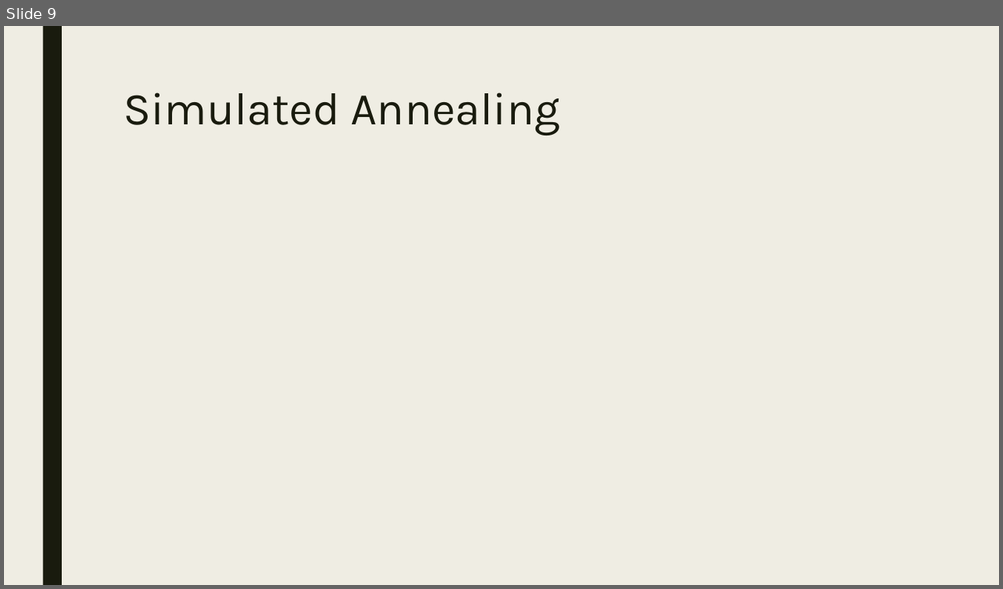
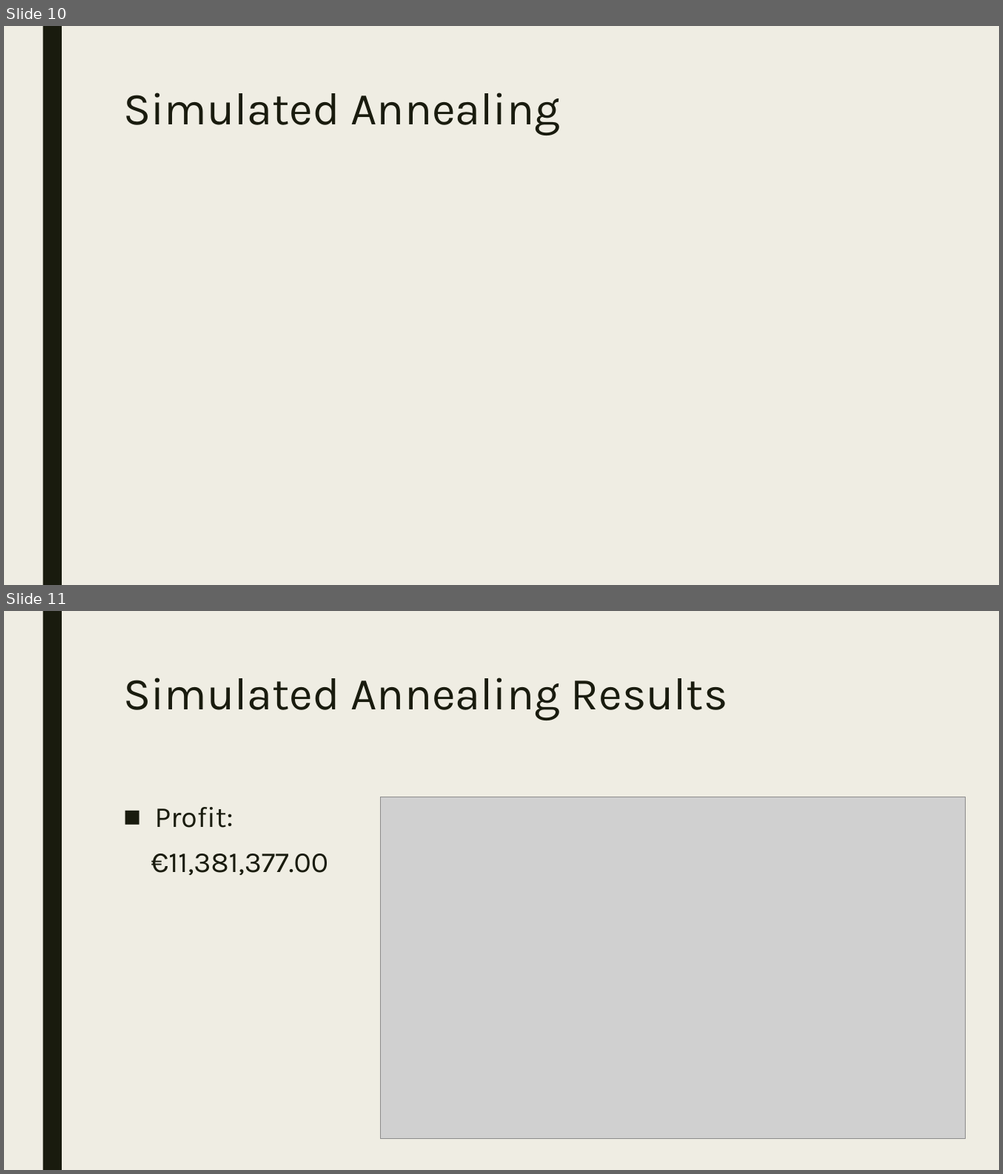
Before and after one commit to WouterDuijn/heuristic, a slide deck: doc/Mokum Airways.pptx. Shown one above the other, each under a label of ours: slide 9 before the commit, slides 10 and 11 after it. The pictures are 1003x589 and 1003x1174 pixels, drawn with LibreOffice and Linux fonts; fonts in the diff are those of the drawing; grey boxes stand for pictures. Boxes give left, top, right and bottom in pixels: in the first picture for what was removed or moved away, otherwise in the second. Text is boxed around its words. In the diff, an @@ line names an element or a change of style, - is before the commit and + after.

```diff
--- a/doc/Mokum Airways.pptx
+++ b/doc/Mokum Airways.pptx
@@ slide 11 added at [4, 611, 999, 1170], background #EFEDE3; not listed: 1 template element that a slide beside it also shows @@
@@ title added at [123, 678, 728, 721], 44 pt, text #191B0E @@
+Simulated Annealing Results
@@ text added at [151, 807, 328, 875], 28 pt, text #191B0E @@
+■ Profit:
+€11,381,377.00
@@ picture added at [380, 797, 965, 1139] @@
@@ what was slide 9 is now slide 10 @@
```
Also in this commit, not shown: 5 slides changed, 1 other slide added.
